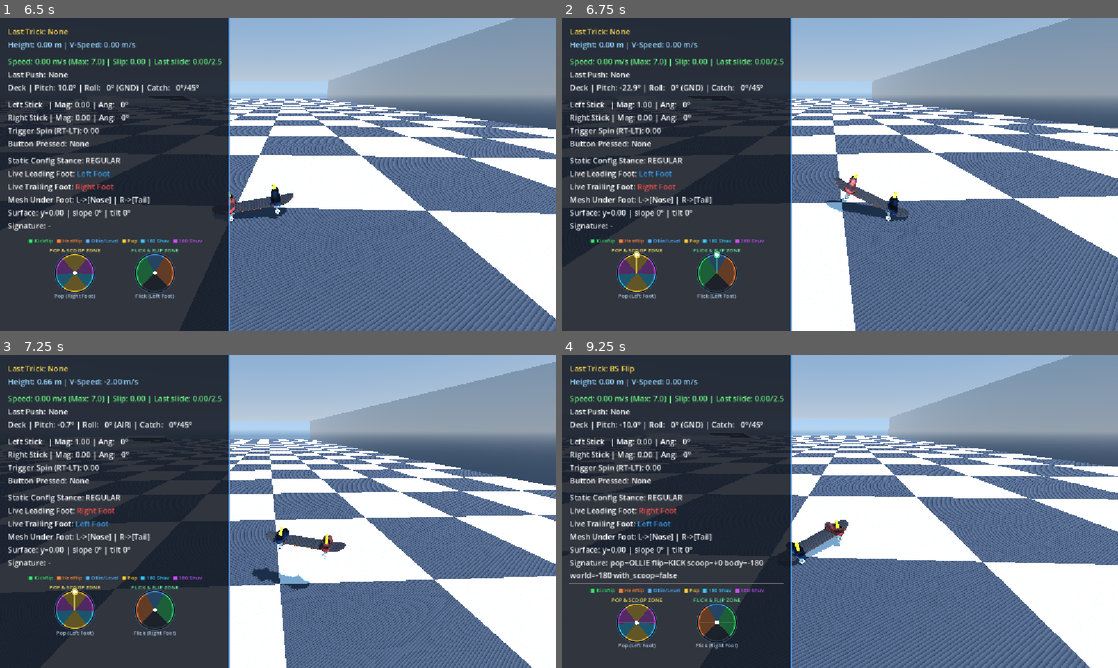
Above: before the commit, frames 1-4 (two rows, left to right).
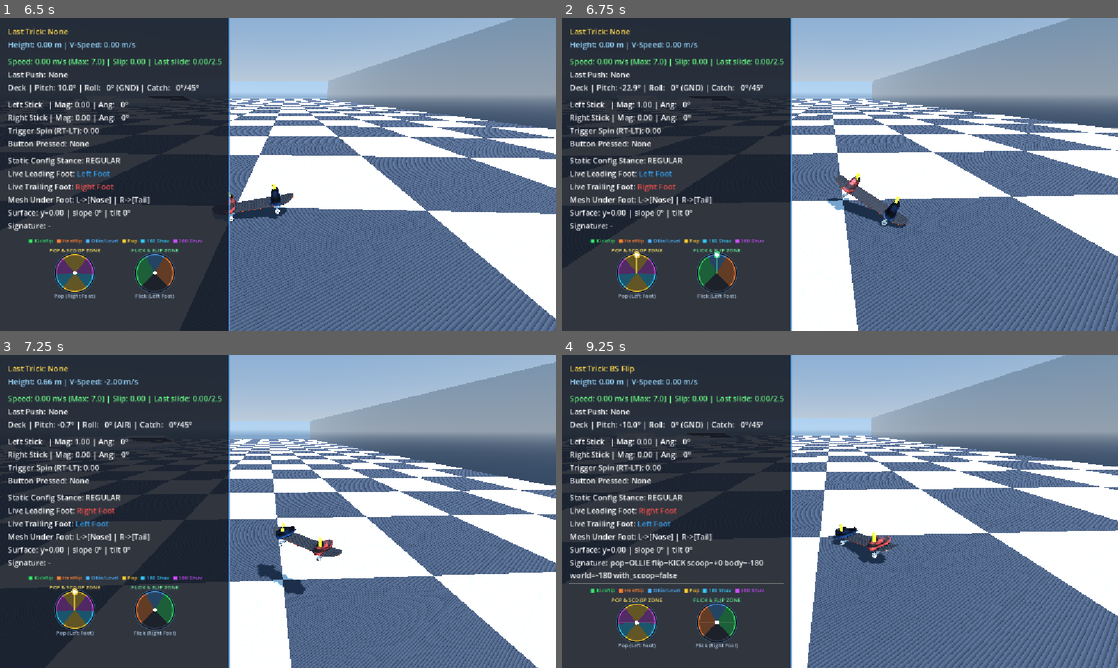
Above: after the commit, the same moments.

Repository: nklunder/skate-sim
Game: Godot game, scene res://tests/carve_and_push.tscn
The game is run twice, just before and just after one commit, with the same random seed, the same clock (stepped at 60 frames per second) and the same inputs. This scene is started directly instead of the project's main scene.
Inputs (mouse positions are in pixels of both pictures, inside the frame that each line leads up to):
- Up to frame 1 (6.5 s): tap Enter at 0.5 s; move the mouse to (400, 158) at 0.52 s; hold Right (ui_right) 0.53-1.25 s; hold L 0.53-1.25 s; click (400, 158) at 0.67 s; tap Space at 0.77, 3.77 s; drag from (166, 190) to (250, 237) at 1.27 s; move the mouse to (333, 105) at 2.02 s; hold Right (ui_right) 2.03-2.75 s; hold K 2.03-2.75 s; drag from (250, 237) to (111, 127) at 2.77 s; move the mouse to (444, 221) at 3.52 s; hold Left (ui_left) 3.53-4.25 s; hold Q 3.53-4.25 s; drag from (111, 127) to (194, 96) at 4.27 s; move the mouse to (305, 174) at 5.02 s; hold Down (ui_down) 5.03-5.75 s; hold V 5.03-5.75 s; click (305, 174) at 5.17 s; drag from (194, 96) to (166, 190) at 5.77 s
- Up to frame 2 (6.75 s): move the mouse to (962, 158) at 6.52 s; hold Up (ui_up) from 6.53 s (still down); hold Z from 6.53 s (still down)
- Up to frame 3 (7.25 s): keep holding Up (ui_up); keep holding Z; tap Space at 6.77 s
- Up to frame 4 (9.25 s): release Up (ui_up) at 7.25 s; release Z at 7.25 s; drag from (728, 527) to (812, 574) at 7.27 s; move the mouse to (895, 442) at 8.02 s; hold Down (ui_down) 8.03-8.75 s; hold X 8.03-8.75 s; drag from (812, 574) to (673, 464) at 8.77 s

Frame 1 is identical in both runs. In frame 2, 15% of the frame differs, in the area x 28-100%, y 1-100%; in frame 3, 9.8%; in frame 4, 22%, in the area x 25-100%, y 0-100%.

Commit message:
give manuals their own steering authority
Reported: rolling in a manual feels too stiff, wanted more directional
control. The cause was a misclassification rather than a number.

is_preparing_pop() fires at pop_load_threshold, so a manual held deeper than
that was charged the POP's 80% steering damping:

    manual stick   0.00   0.30   0.50   0.65   0.75   0.90
    turn deg/s      169    169    169    169     36     36

A cliff at 0.70, in the middle of a trick the rider is actively balancing.
Steering that falls away as you commit to a manual is exactly what "stiff"
feels like.

AGENTS.md already named manuals as a _lean_authority() contributor - they just
never got one. manual_turn_damping is checked BEFORE the pop clause, so an
established manual is never mistaken for a rider winding up to pop:

    manual stick   0.00   0.30   0.50   0.65   0.75   0.90
    turn deg/s      169    139    139    139    127    127

is_manualing() requires the deck to be genuinely pitched AND the rider to be
asking for it. Pitch alone would catch the automatic nose lift of a stationary
kickturn, which is not a manual and must keep its full turn rate - every
kickturn figure in carve_and_push is byte-identical.

Two cases added there, and the first version of them was worthless: they
passed with the fix reverted. is_preparing_pop() needs current_pop_state to be
LOADING_OLLIE, and TrickState never saw the held stick, being a child of
RiderInput and ticking after the poll that zeroes it. With the poller silenced
the falsification reproduces the cliff exactly, at 36.1 deg.

All five suites pass, everything else byte-identical.

Co-Authored-By: Claude Opus 5 <noreply@anthropic.com>

Diff:
--- a/scripts/player/SkaterController.gd
+++ b/scripts/player/SkaterController.gd
@@ -228,6 +228,12 @@
 ## Steering authority retained while loading a pop, when the rider's weight has shifted onto the
 ## tail ready to snap it down. Registered as a contributor in _lean_authority().
 @export_range(0.0, 1.0) var pop_load_turn_damping: float = 0.2
+## Steering authority while balanced in a manual. One truck is off the ground, so there is less to
+## lean with than on four wheels - but it is a BALANCE, not a pop load, and charging it the pop's
+## damping is what made manuals feel stiff.
+@export_range(0.0, 1.0) var manual_turn_damping: float = 0.8
+## Deck pitch past which it counts as being up on one truck, in degrees.
+@export var manual_pitch_min_deg: float = 2.0
 ## Steering authority retained at the START of a push stroke, easing back to full as it finishes.
 ##
 ## On a real board you cannot carve while pushing, and the reason is anatomical rather than
@@ -640,8 +646,15 @@
 ## Grinds and manuals hang off here when they arrive.
 func _lean_authority() -> float:
 	var authority: float = 1.0
+	# A manual is BALANCE, not a pop load, and the two are not distinguishable by stick depth alone:
+	# is_preparing_pop() fires at pop_load_threshold, so a deep manual was being charged the pop's
+	# 80% damping. That put a cliff at 0.70 - full authority below it, a fifth of it above - and
+	# steering that falls away mid-manual is exactly what "too stiff" feels like. Checked FIRST, so
+	# an established manual is never mistaken for a rider winding up to pop.
+	if is_manualing():
+		authority = minf(authority, manual_turn_damping)
 	# Loading a pop shifts the weight back onto the tail, ready to snap it down.
-	if trick.is_preparing_pop():
+	elif trick.is_preparing_pop():
 		authority = minf(authority, pop_load_turn_damping)
 	# Pushing puts a foot on the ground, leaving nothing over the back truck to lean with. Recovers
 	# as the stroke completes rather than snapping back, which is both what happens physically and
@@ -649,6 +662,17 @@
 	if _since_push < push_stroke_time:
 		authority = minf(authority, lerpf(push_turn_damping, 1.0, _since_push / push_stroke_time))
 	return authority
+
+## True while the rider is BALANCED on one truck: the deck is genuinely pitched AND they are asking
+## for it.
+##
+## Both halves are needed. Pitch alone would catch the automatic nose lift of a stationary kickturn,
+## which is not a manual and must keep its full turn rate. Input alone would call it a manual before
+## the deck had actually come up.
+func is_manualing() -> bool:
+	if not is_grounded or absf(rider_pitch_deg()) <= manual_pitch_min_deg:
+		return false
+	return trick.holds_tail_balance() or trick.holds_nose_balance()
 
 ## Ground dynamics: slope gravity, wheel grip and rolling friction.
 ##
--- a/tests/carve_and_push.gd
+++ b/tests/carve_and_push.gd
@@ -103,6 +103,15 @@
 		"land_yaw": 15.0, "max_settled_off_axis": 4.0, "max_realign_frames": 40},
 	{"label": "land -15 deg, then hold lean +", "speed": 7.0, "lean": 1.0, "run": 150,
 		"land_yaw": -15.0, "max_settled_off_axis": 4.0, "max_realign_frames": 40},
+	# A MANUAL MUST STILL STEER. is_preparing_pop() fires at pop_load_threshold, so a manual held
+	# deeper than that used to be charged the POP's 80% damping - full authority below 0.70 and a
+	# fifth of it above, a cliff in the middle of a trick the rider is actively balancing. Both
+	# depths are tested because only the deep one was ever broken, and a single shallow case would
+	# have reported the mechanism healthy.
+	{"label": "steer in a shallow manual", "speed": 4.0, "lean": 1.0, "run": 60,
+		"manual_hold": 0.50, "min_turned": 100.0},
+	{"label": "steer in a DEEP manual", "speed": 4.0, "lean": 1.0, "run": 60,
+		"manual_hold": 0.85, "min_turned": 100.0},
 ]
 
 func _ready() -> void:
@@ -174,6 +183,15 @@
 
 	# Rewritten every tick: _poll_inputs() zeroes lean with no device attached.
 	_skater.rider.lean = float(c["lean"])
+	if c.has("manual_hold"):
+		# Trailing stick held down: the balance input that puts the deck up on one truck.
+		# The poller must be silenced or TrickState never sees it - it is a CHILD of RiderInput and
+		# ticks after the poll that zeroes the sticks, so current_pop_state would stay NONE and
+		# is_preparing_pop() could never fire. Without this the case cannot reproduce the very cliff
+		# it exists to pin, and passes whether the bug is present or not.
+		_skater.rider.set_physics_process(false)
+		_skater.rider.right_stick_raw = Vector2(0.0, float(c["manual_hold"]))
+		_skater.rider.right_mag = _skater.rider.right_stick_raw.length()
 	if c.has("push_every") and _frame % int(c["push_every"]) == 0:
 		_skater.rider.push_right_triggered = true
 
@@ -225,6 +243,12 @@
 	var c: Dictionary = CASES[_case]
 	var problems: Array[String] = []
 	var turned: float = absf(_turned)
+	if c.has("min_turned"):
+		if not _skater.is_manualing():
+			problems.append("never entered a manual - the case is not testing what it claims")
+		elif turned < float(c["min_turned"]):
+			problems.append("turned only %.1f deg in a manual, expected at least %.1f - steering authority is being cut" % [
+				turned, float(c["min_turned"])])
 	var detail: String = "turned %5.1f deg | offAxis %4.1f (settled %4.1f) | peak %4.2f m/s | posJump %.4f m | paced %d/%d" % [
 		turned, _max_off_axis, _settled_off_axis, _max_speed, _max_pos_jump, _realigning_frames, _frame]
 
Not shown, changed: AGENTS.md
Not shown, changed: docs/CHANGELOG_LEDGER.md
